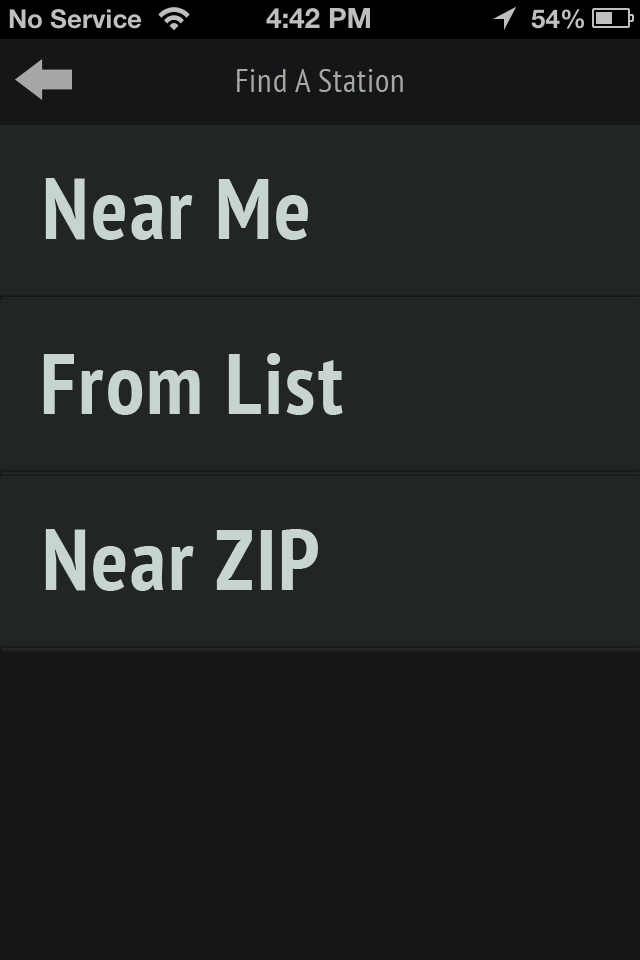
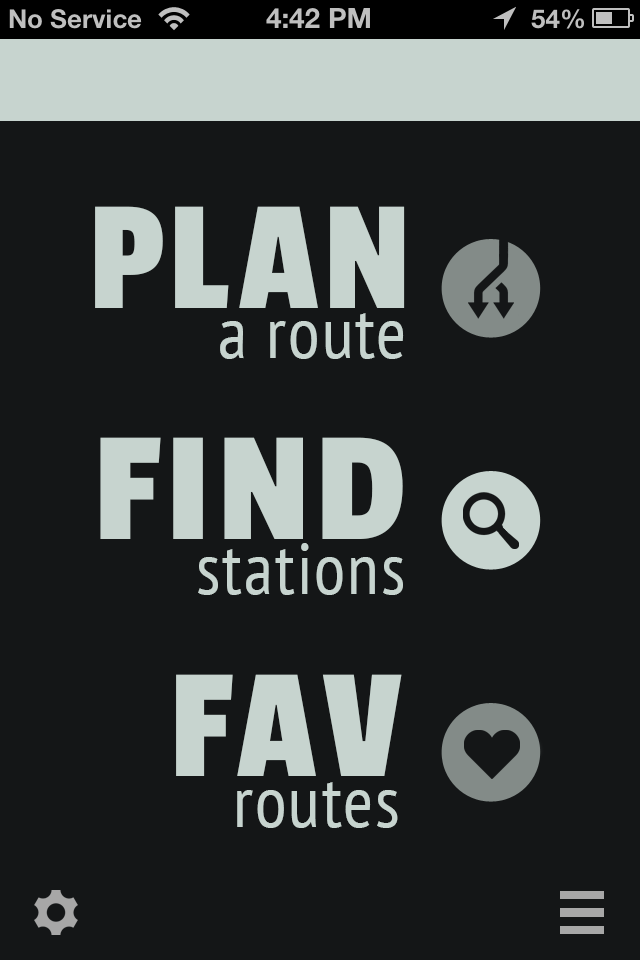
Revision of a layered 640 x 960 image; what changed, layer by layer:
added layer "Layer 3" above "I copy 3" over (0, 39, 640, 121)
showed "I copy 2" over (560, 891, 604, 934)
showed "cog" over (34, 890, 78, 935)
hid group "Group 2" (12 layers) over (0, 39, 640, 648)
painted on "Shape 3", masked it over (15, 59, 72, 100)
showed group "Group 1" (21 layers) over (0, 172, 640, 828)
